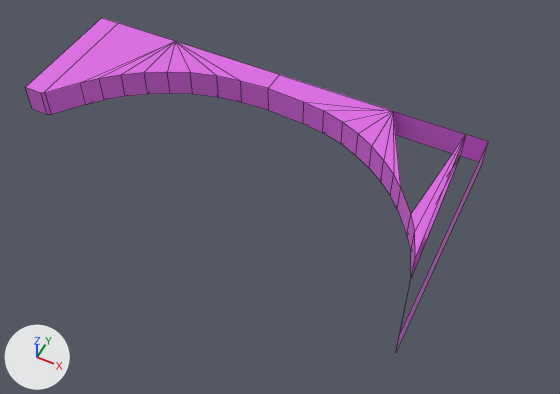
What one commit did to the FBX model Assets/Public/Prototype_Pinball/Models/Pinball_Object_T.fbx.
Before and after are seen from a camera (50 mm lens) standing at (3.82, -2.62, 7.36) and looking at (0.85, 3.33, -0.07). Lighting does not change. The marker at lower left points along +X, +Y and +Z. The older version comes first. Mesh edges are drawn as thin lines. Vertices at exactly the same position are counted once.

In view in the first picture: 'Pinball_Object_T'.
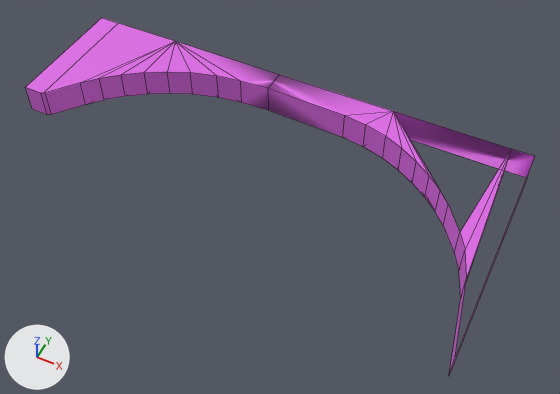
Where the change shows, as pixel boxes [x1, y1, x2, y2] in the pictures (560 x 394 px; the box of a moved part takes in the faces that stretch with it):
'Pinball_Object_T', reshaped, shading changed (10% wider, 7% taller)
    before: [26, 18, 488, 351]
    after: [26, 18, 535, 375]
part 1 of me_cube_051, moved or reshaped
    before: [396, 143, 488, 351]
    after: [449, 159, 534, 375]
part 2 of me_cube_051, moved or reshaped
    before: [268, 75, 415, 275]
    after: [268, 75, 467, 297]
part 3 of me_cube_051, moved or reshaped
    before: [393, 111, 488, 277]
    after: [393, 111, 535, 281]
part 4 of me_cube_051, shading changed
    before: [207, 52, 488, 351]
    after: [207, 52, 535, 375]

The change, as a diff of the scene's bpy script:
```diff
--- a/Assets/Public/Prototype_Pinball/Models/Pinball_Object_T.fbx.py
+++ b/Assets/Public/Prototype_Pinball/Models/Pinball_Object_T.fbx.py
@@ me_cube_051 @@
 # used by ob_pinball_object_t; location = (0.0, 0.0, 0.0)
-me_cube_051.from_pydata(...)  # 68 vertices, 74 faces; spans x -3.0..3.0, y 1.82..5.0, z 0.0..0.4
+me_cube_051.from_pydata(...)  # 68 vertices, 74 faces; spans x -3.0..3.6, y 1.8..5.0, z 0.0..0.4
+# me_cube_051 part 1: all 2 vertices in x 3.0, y 1.82, z 0.0..0.4 are moved by (0.6, -0.02, 0.0)
+# me_cube_051 part 2: all 22 vertices in x 0.55..2.81, y 2.81..4.63, z 0.0..0.4 are moved by (0.6, 0.0, 0.0)
+# me_cube_051 part 3: all 4 vertices in x 2.7..3.0, y 5.0, z 0.0..0.4 are moved by (0.6, 0.0, 0.0)
+# me_cube_051 part 4: all faces are now shaded smooth (52 of 74 changed)
 me_cube_051.materials.append(mat_pinball_object_t)
```
